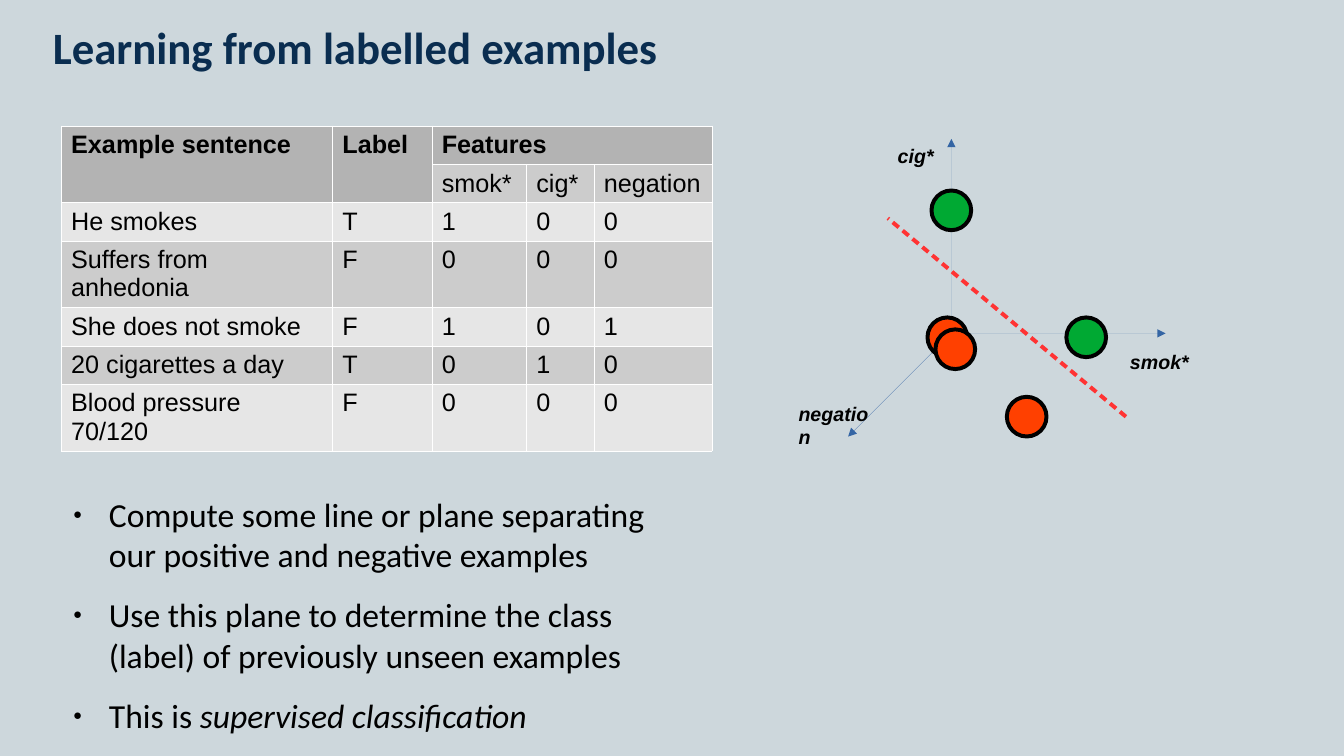
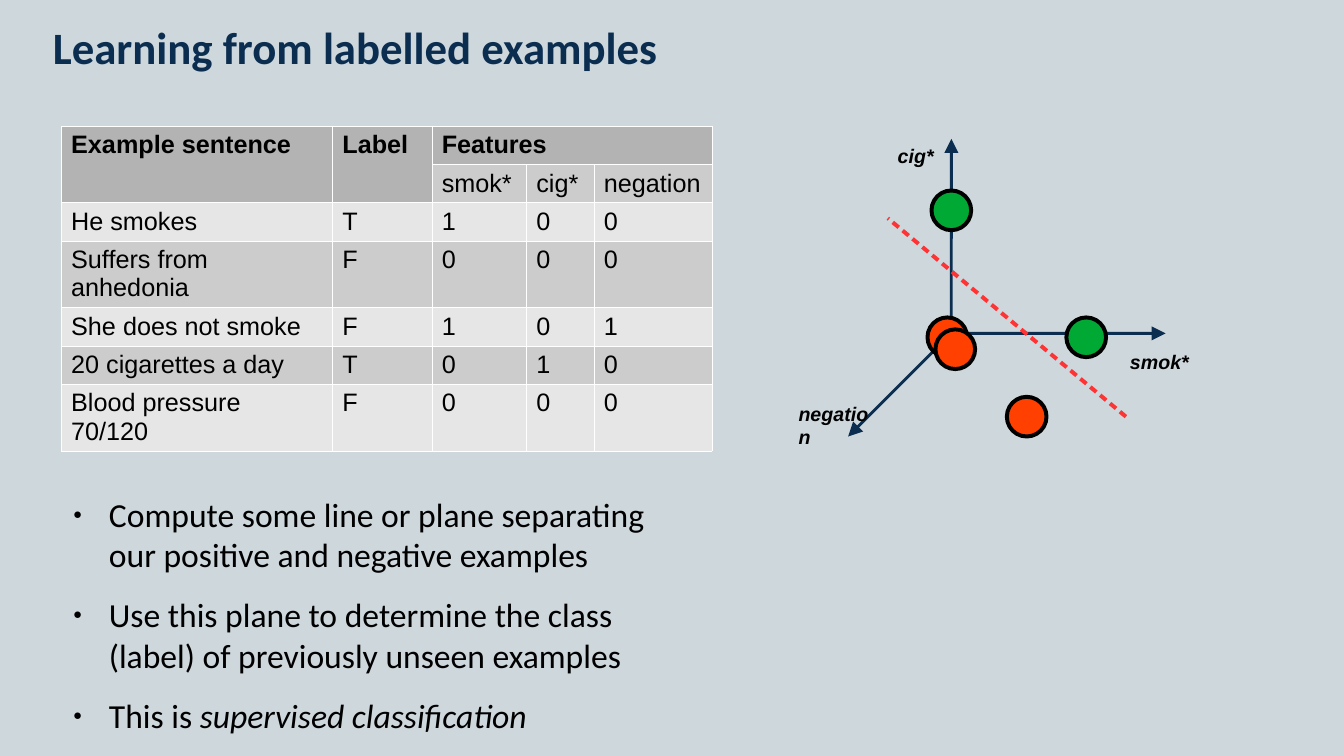
Before and after one commit to KCL-Health-NLP/nlp-one-day-workshop, a slide deck: slide 2 of presentations/classification.pptx. Drawn at 1344x756 pixels with LibreOffice and Linux fonts; fonts in the diff are those of the drawing. Boxes give left, top, right and bottom in pixels: in the first picture for what was removed or moved away, otherwise in the second. Text is boxed around its words. In the diff, an @@ line names an element or a change of style, - is before the commit and + after.

```diff
--- a/presentations/classification.pptx
+++ b/presentations/classification.pptx
@@ arrow (952, 334) - (952, 139): stroke #3465A4 0 pt to #0A2D50 2 pt @@
@@ arrow (952, 334) - (848, 437): stroke #3465A4 0 pt to #0A2D50 2 pt @@
@@ arrow (952, 334) - (1166, 334): stroke #3465A4 0 pt to #0A2D50 2 pt @@
```
Also in this commit, not shown: 1 other file.
